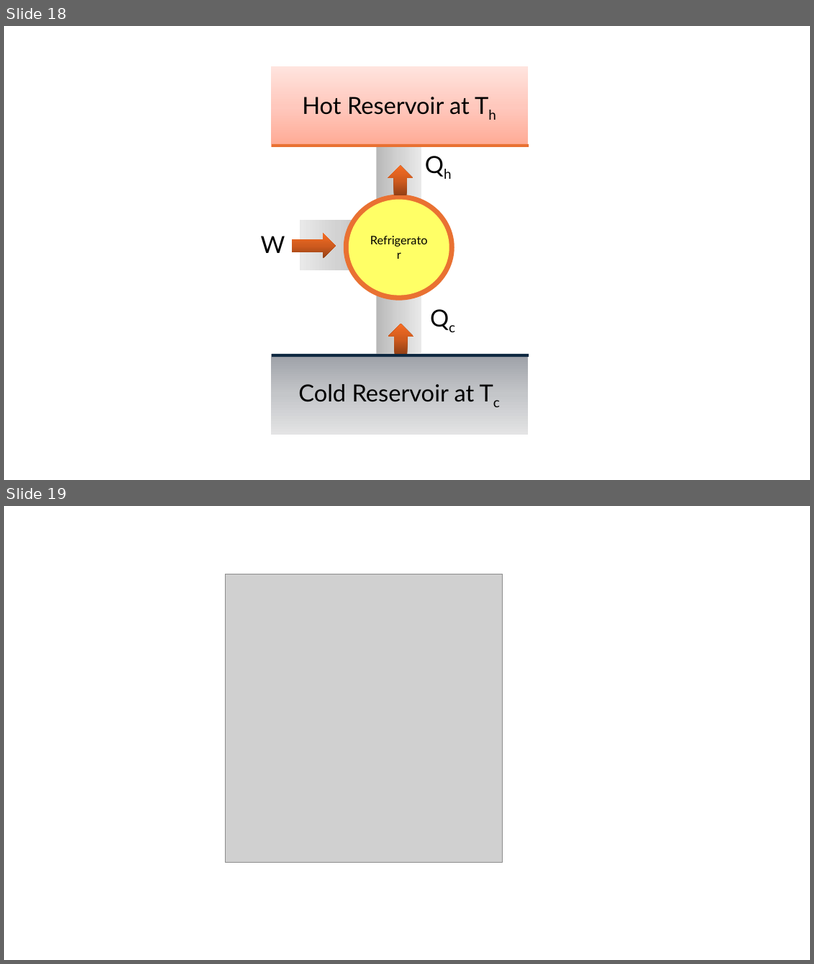
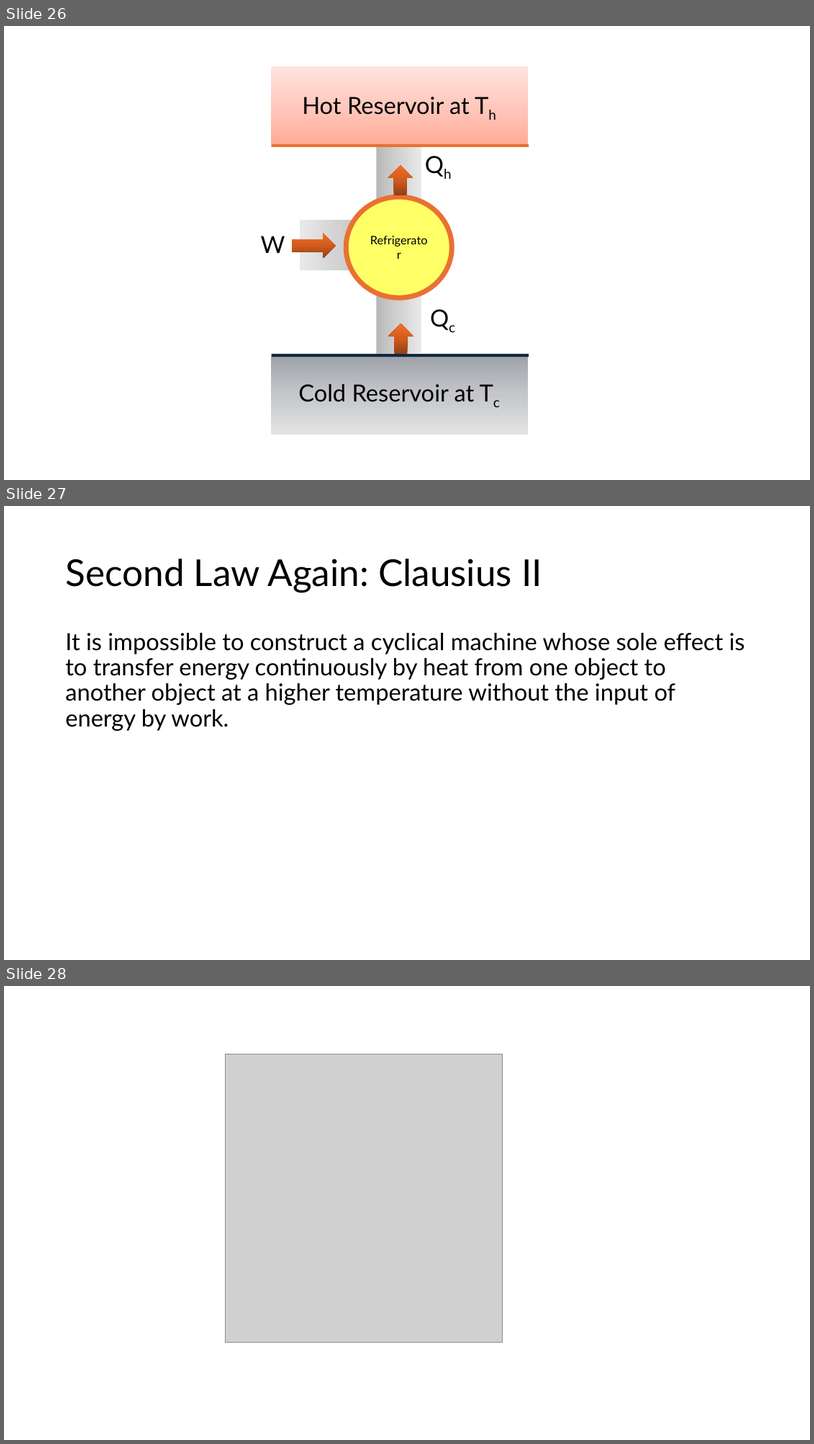
Before and after one commit to rtlines/Introductory-Physics-II, a slide deck: Lecture_Slides/PH 123 Lecture 37.pptx. Shown one above the other, each under a label of ours: slides 18 and 19 before the commit, slides 26, 27 and 28 after it. The pictures are 814x964 and 814x1444 pixels, drawn with LibreOffice and Linux fonts; fonts in the diff are those of the drawing; grey boxes stand for pictures. Boxes give left, top, right and bottom in pixels: in the first picture for what was removed or moved away, otherwise in the second. Text is boxed around its words. In the diff, an @@ line names an element or a change of style, - is before the commit and + after.

```diff
--- a/Lecture_Slides/PH 123 Lecture 37.pptx
+++ b/Lecture_Slides/PH 123 Lecture 37.pptx
@@ slide 27 added at (4,506,810,960), background #FFFFFF @@
@@ title added at (65,559,543,592), 44 pt, text #000000 @@
+Second Law Again: Clausius II
@@ text added at (65,633,746,731), 28 pt, text #000000 @@
+It is impossible to construct a cyclical machine whose sole effect is to transfer energy continuously by heat from one object to another object at a higher temperature without the input of energy by work.
@@ what was slide 18 is now slide 26 @@
@@ what was slide 19 is now slide 28 @@
```
Also in this commit, not shown: 1 slide changed, 9 other slides added, 35 other files.
